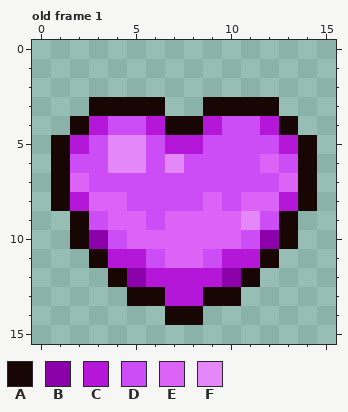
Pixel-art file -- chocokurei/App/images/choco3.aseprite. The picture above was drawn from the file before the commit.
16x16 pixels, 1 frame. Colours within 5 levels of each other are drawn and written as one. Shown: old frame 1. The commit also changed other frames, which this record leaves out.
Palette (. is transparent): A #170604  B #8b02aa  C #b517d9  D #cc4df6  E #db64f6  F #e487f9
Pixels before, old frame 1, first column x 1:
 3 ..AAAA..AAAA..
 4 .ACDDCAACDDCA.
 5 ACDFFDCCDDDDCA
 6 ADDFFDFDDDDEDA
 7 AEDDDDDDDDDDEA
 8 ACEEDDDDEDEECA
 9 .ADEEDEEEEFDA.
10 .ABDEEEEEEDBA.
11 ..ACCDEEDCCA..
12 ...ABCCCCBA...
13 ....AACCAA....
14 ......AA......
New version:
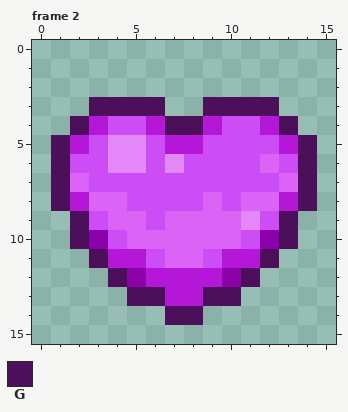
Colours new in this view: G #4b1059
A new or re-ordered frame is compared with the old frame closest to it.
The edit:
frames 1 -> 8
Frame 2 is new; against old frame 1, layer "Layer 1":
Colour A becomes colour G in row 3 at x 3 to 6 and 9 to 12; in row 4 at x 2, 7 to 8 and 13; in rows 5 to 8 at x 1 and 14; in rows 9 to 10 at x 2 and 13; in row 11 at x 3 and 12; in row 12 at x 4 and 11.
Colour A becomes colour G in row 13 at x 5 to 6 and 9 to 10; in row 14 at x 7 to 8.
